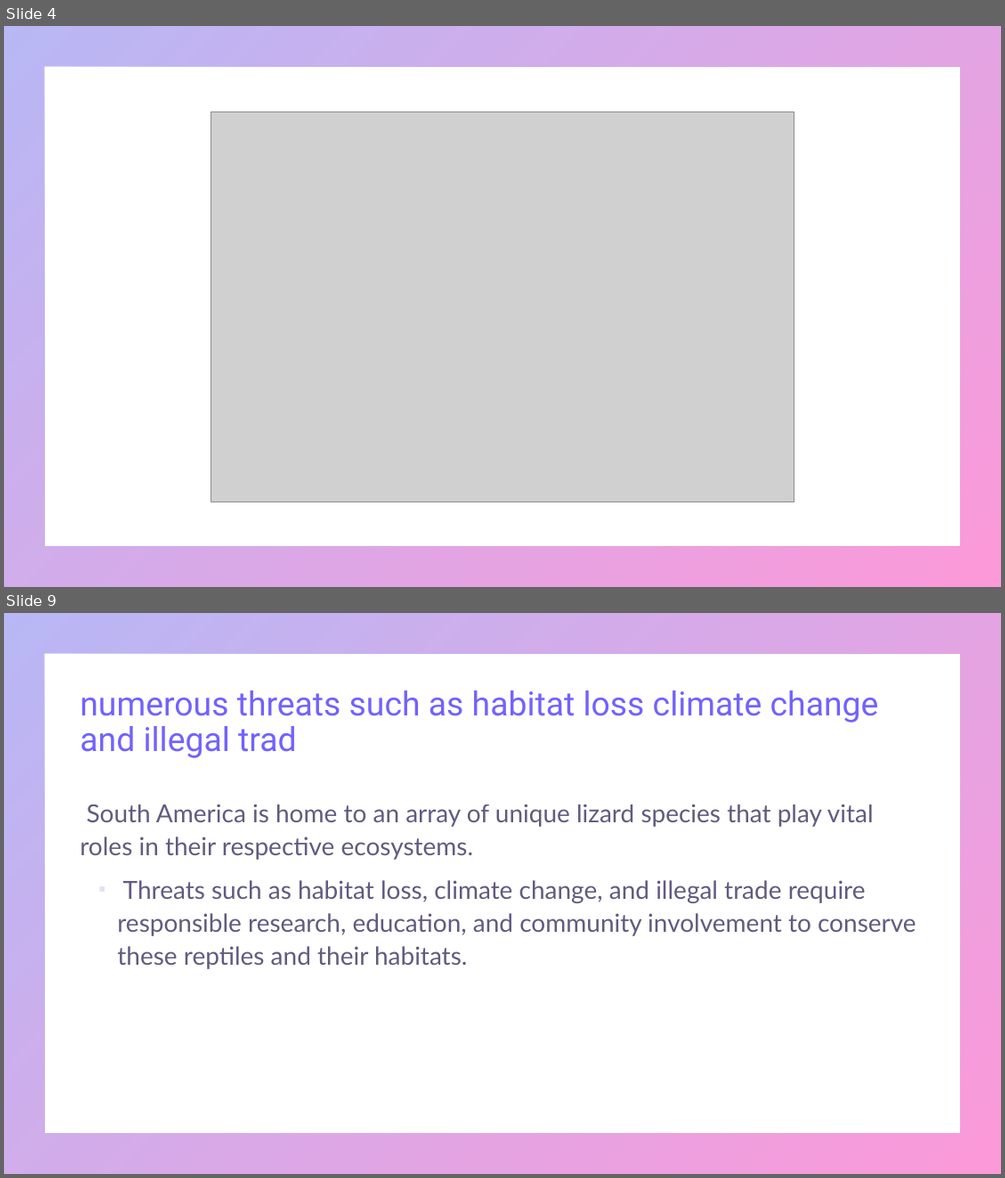
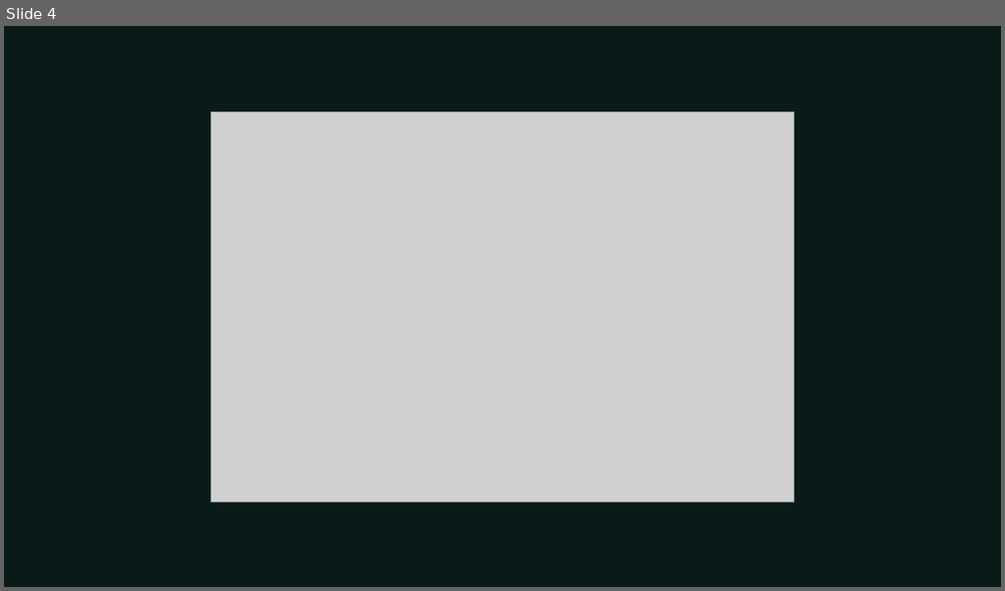
Before and after one commit to umarrasool15/Research2SlidesWebApp, a slide deck: src/main/resources/content/output/A Survey of South American Lizards Biodiversity and Ecological.pptx. Shown one above the other, each under a label of ours: slides 4 and 9 before the commit, slide 4 after it; the slides between them are not shown. The pictures are 1005x1178 and 1005x591 pixels, drawn with LibreOffice and Linux fonts; fonts in the diff are those of the drawing; grey boxes stand for pictures. Boxes give left, top, right and bottom in pixels: in the first picture for what was removed or moved away, otherwise in the second. Text is boxed around its words. In the diff, an @@ line names an element or a change of style, - is before the commit and + after.

```diff
--- a/src/main/resources/content/output/A Survey of South American Lizards Biodiversity and Ecological.pptx
+++ b/src/main/resources/content/output/A Survey of South American Lizards Biodiversity and Ecological.pptx
@@ slide 9 removed at (x1=4, y1=613, x2=1001, y2=1174), background #FFFFFF; not listed: 1 template element that a slide beside it also shows @@
@@ title removed at (x1=80, y1=690, x2=879, y2=758) @@
-numerous threats such as habitat loss climate change and illegal trad
@@ text removed at (x1=80, y1=804, x2=916, y2=969) @@
-▪ South America is home to an array of unique lizard species that play vital roles in their respective ecosystems.
-  Threats such as habitat loss, climate change, and illegal trade require responsible research, education, and community involvement to conserve these reptiles and their habitats.
@@ slide 4 changed as well @@
@@ background #FFFFFF to #081B19 @@
@@ frame removed at (x1=4, y1=26, x2=1001, y2=587) @@
```
Also in this commit, not shown: 2 other slides changed, 6 slides added, 5 other slides removed, 8 other files.
